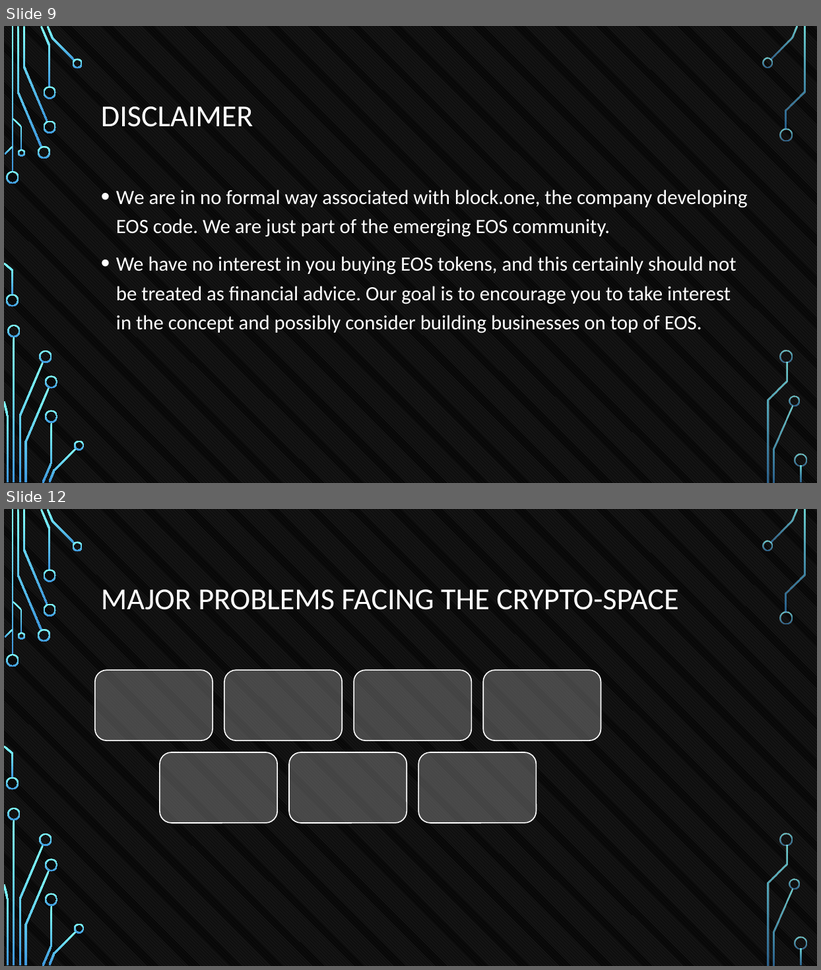
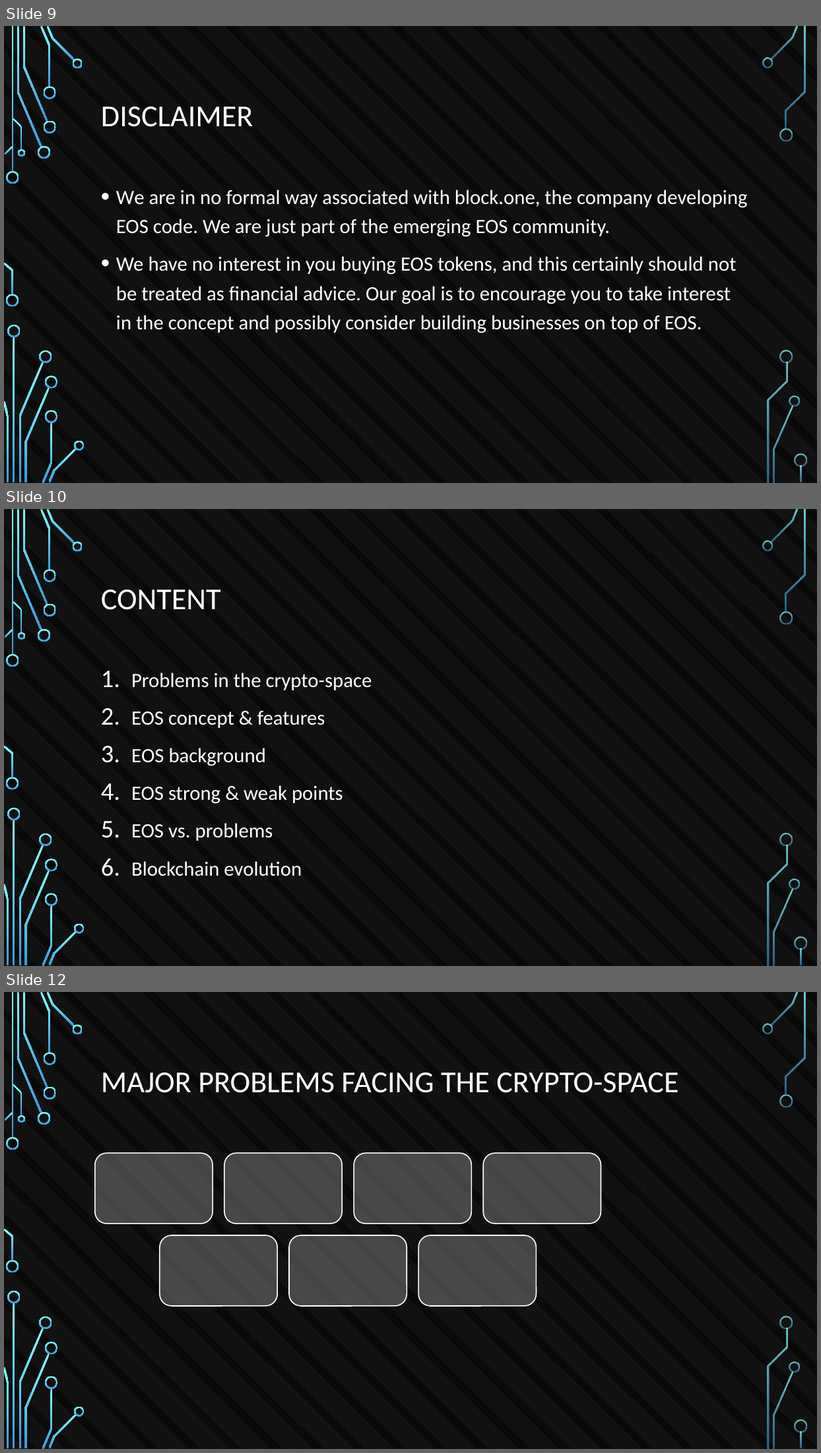
Before and after one commit to tokenika/tokenika.github.io, a slide deck: WarsawBlock(3).pptx. Shown one above the other, each under a label of ours: slides 9 and 12 before the commit, slides 9, 10 and 12 after it; the slides between them are not shown. The pictures are 821x970 and 821x1453 pixels, drawn with LibreOffice and Linux fonts; fonts in the diff are those of the drawing; background and template pictures are left out. Boxes give left, top, right and bottom in pixels: in the first picture for what was removed or moved away, otherwise in the second. Text is boxed around its words. In the diff, an @@ line names an element or a change of style, - is before the commit and + after.

```diff
--- a/WarsawBlock(3).pptx
+++ b/WarsawBlock(3).pptx
@@ slide 10 added at [4,509,817,966], background pattern #595959 on #000000; not listed: 36 template elements that a slide beside it also shows @@
@@ title added at [101,590,221,610], 36 pt, text #FFFFFF @@
+CONTENT
@@ text added at [131,673,372,877], 24 pt, text #FFFFFF @@
+1. Problems in the crypto-space
+2. EOS concept & features
+3. EOS background
+4. EOS strong & weak points
+5. EOS vs. problems
+6. Blockchain evolution
```
Also in this commit, not shown: 7 slides changed, 1 other slide added, 2 slides removed, 2 other files.
